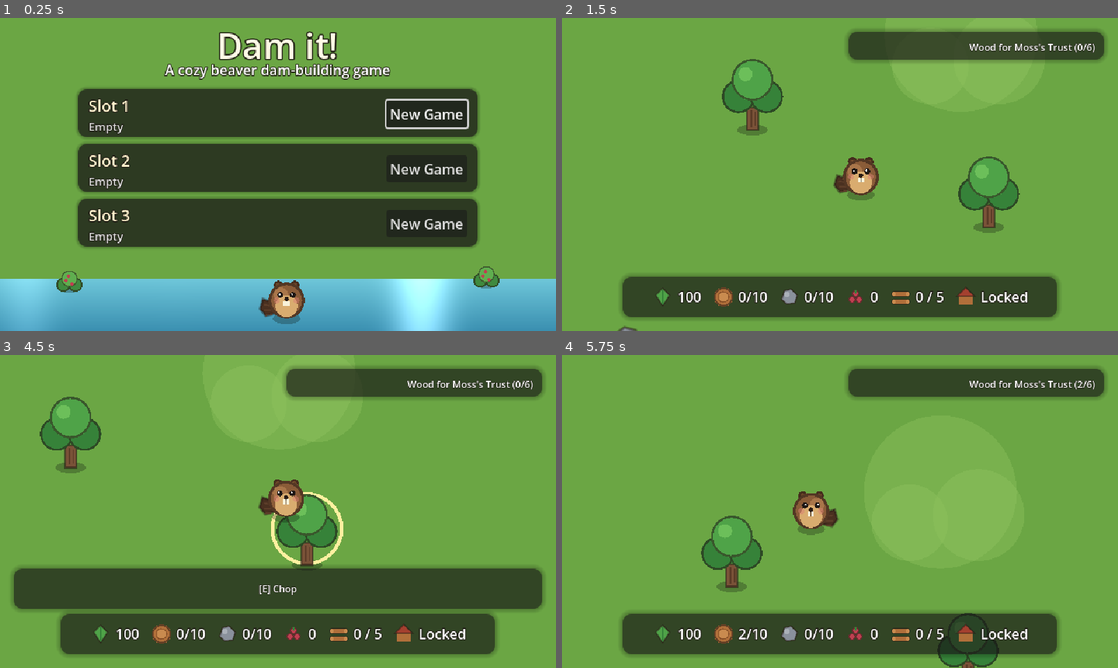
Above: before the commit, frames 1-4 (two rows, left to right).
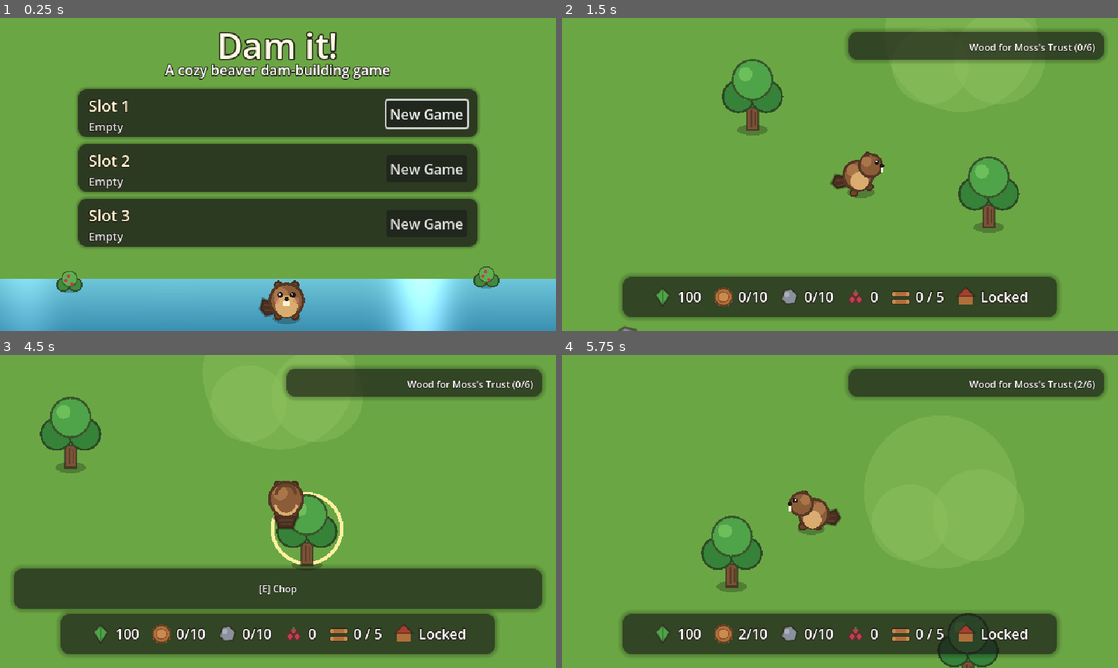
Above: after the commit, the same moments.

Repository: CrowderSoup/dam-it
Game: Godot game, scene res://scenes/ui/title_screen.tscn
The game is run twice, just before and just after one commit, with the same random seed, the same clock (stepped at 60 frames per second) and the same inputs.
Inputs (mouse positions are in pixels of both pictures, inside the frame that each line leads up to):
- Up to frame 1 (0.25 s): no input
- Up to frame 2 (1.5 s): click "New Game" at 0.5 s; tap Enter at 1.25 s; move the mouse to (962, 158) at 1.27 s; hold D (move_right) from 1.28 s (still down); hold E (interact) from 1.28 s (still down); click (962, 158) at 1.42 s
- Up to frame 3 (4.5 s): tap Space at 1.52, 2.27 s; move the mouse to (166, 527) at 2.02 s; release D (move_right) at 2.03 s; release E (interact) at 2.03 s; hold S (move_down) 2.03-2.78 s; tap J (journal) at 2.1, 4.35 s; tap R (restart) at 2.75, 4.25 s; move the mouse to (333, 442) at 2.77 s; hold D (move_right) 2.78-3.5 s; hold E (interact) 2.78-3.5 s; click "X" at 3.5 s; move the mouse to (250, 574) at 4.27 s; hold W (move_up) from 4.28 s (still down); click (250, 574) at 4.42 s
- Up to frame 4 (5.75 s): tap Space at 4.52, 5.27 s; move the mouse to (1006, 558) at 5.02 s; release W (move_up) at 5.03 s; hold A (move_left) from 5.03 s (still down); hold E (interact) from 5.03 s (still down)

The runs differ from the first frame. In frame 1, less than 0.1% of the frame differs, in the area x 47-54%, y 94-97%; in frame 2, 0.6%, in the area x 48-58%, y 42-59%; in frame 3, 0.6%; in frame 4, 0.5%.

Commit message:
feat: add directional procedural walk cycle

Diff:
--- a/scenes/player/player.gd
+++ b/scenes/player/player.gd
@@ -19,8 +19,6 @@
 
 const SPEED := 140.0
 const WORLD_BOUNDS := Rect2(20, 20, 1360, 760)
-const BOB_SPEED := 10.0
-const BOB_HEIGHT := 2.0
 const FOOTSTEP_INTERVAL := 0.35
 const WATER_SPEED_MULTIPLIER := 0.5
 const TIRED_SPEED_MULTIPLIER := 0.5
@@ -31,7 +29,6 @@
 @onready var water_detector: Area2D = $WaterDetector
 @onready var visual: Node2D = $Visual
 
-var _bob_time := 0.0
 var _footstep_time := 0.0
 var _ambient_drain_time := 0.0
 var _highlighted_target: Node = null
@@ -57,18 +54,13 @@
 	global_position.x = clamp(global_position.x, WORLD_BOUNDS.position.x, WORLD_BOUNDS.end.x)
 	global_position.y = clamp(global_position.y, WORLD_BOUNDS.position.y, WORLD_BOUNDS.end.y)
 
-	if absf(input_vector.x) > 0.01:
-		visual.scale.x = 1.0 if input_vector.x > 0 else -1.0
-
+	visual.set_movement(input_vector, delta)
 	if input_vector.length() > 0.01:
-		_bob_time += delta * BOB_SPEED
-		visual.position.y = sin(_bob_time) * BOB_HEIGHT
 		_footstep_time += delta
 		if _footstep_time >= FOOTSTEP_INTERVAL:
 			_footstep_time = 0.0
 			Sfx.play_footstep()
 	else:
-		visual.position.y = lerp(visual.position.y, 0.0, 0.2)
 		_footstep_time = FOOTSTEP_INTERVAL
 
 	# No pond, no upkeep: energy only starts draining on its own once the dam
--- a/scenes/player/player_visual.gd
+++ b/scenes/player/player_visual.gd
@@ -1,50 +1,158 @@
 extends Node2D
-## Pure visual: the beaver's body. Kept separate from Player so flipping to
-## face left/right doesn't also mirror the camera or collision shapes.
-## Art is authored facing right; Player flips this node's scale.x to face
-## left, which mirrors everything (including the tail side) correctly.
+## Pure visual: a layered procedural beaver with cardinal poses and a compact
+## walk cycle. Kept separate from Player so animation never moves the camera or
+## collision shapes.
+
+enum Facing { DOWN, LEFT, RIGHT, UP }
+
+const WALK_CYCLE_SPEED := 10.0
+const STRIDE_DISTANCE := 2.5
+const BODY_LIFT := 1.25
+const TAIL_SWAY := 1.5
+
+var facing: Facing = Facing.DOWN
+var moving := false
+var walk_phase := 0.0
 
 func _ready() -> void:
 	GameState.energy_changed.connect(func(_e): queue_redraw())
 
+## Updates the visual pose from Player's already-normalized input. Diagonal
+## movement selects its dominant axis, producing four stable silhouettes while
+## preserving the existing eight-way physical movement.
+func set_movement(input_vector: Vector2, delta: float) -> void:
+	if input_vector.is_zero_approx():
+		moving = false
+		walk_phase = 0.0
+		queue_redraw()
+		return
+
+	moving = true
+	if absf(input_vector.x) > absf(input_vector.y):
+		facing = Facing.RIGHT if input_vector.x > 0.0 else Facing.LEFT
+	else:
+		facing = Facing.DOWN if input_vector.y > 0.0 else Facing.UP
+	walk_phase = fmod(walk_phase + delta * WALK_CYCLE_SPEED, TAU)
+	queue_redraw()
+
+func get_stride_offset() -> float:
+	return sin(walk_phase) * STRIDE_DISTANCE if moving else 0.0
+
+func get_body_lift() -> float:
+	return -absf(sin(walk_phase)) * BODY_LIFT if moving else 0.0
+
+func get_tail_sway() -> float:
+	return sin(walk_phase) * TAIL_SWAY if moving else 0.0
+
 func _draw() -> void:
 	DrawUtil.shadow(self, Vector2(0, 13), Vector2(10, 4))
+	var stride := get_stride_offset()
+	var body_lift := get_body_lift()
+	var tail_sway := get_tail_sway()
+
+	match facing:
+		Facing.UP:
+			_draw_back(stride, body_lift, tail_sway)
+		Facing.LEFT:
+			_draw_side(stride, body_lift, tail_sway, -1.0)
+		Facing.RIGHT:
+			_draw_side(stride, body_lift, tail_sway, 1.0)
+		_:
+			_draw_front(stride, body_lift, tail_sway)
+
+func _draw_front(stride: float, body_lift: float, tail_sway: float) -> void:
+	# The feet alternate independently instead of the entire cutout simply
+	# bobbing. Their dark value also keeps the motion readable over grass.
+	DrawUtil.outlined_circle(self, Vector2(-6, 11 + stride), 3.2, Palette.FUR_DARK, 1.3)
+	DrawUtil.outlined_circle(self, Vector2(6, 11 - stride), 3.2, Palette.FUR_DARK, 1.3)
 
 	# Tail: a paddle trailing behind, with a few scale-texture lines.
 	var tail_points := PackedVector2Array([
-		Vector2(-8, 2), Vector2(-17, -1), Vector2(-19, 6),
-		Vector2(-15, 11), Vector2(-7, 9),
+		Vector2(-8, 2), Vector2(-17, -1 + tail_sway),
+		Vector2(-19, 6 + tail_sway), Vector2(-15, 11), Vector2(-7, 9),
 	])
 	DrawUtil.outlined_polygon(self, tail_points, Palette.TAIL_COLOR, 1.5)
-	draw_line(Vector2(-11, 4), Vector2(-16, 3), Palette.TAIL_SCALE, 1.0)
-	draw_line(Vector2(-11, 7), Vector2(-16, 7), Palette.TAIL_SCALE, 1.0)
-	draw_line(Vector2(-10, 10), Vector2(-15, 10.5), Palette.TAIL_SCALE, 1.0)
+	draw_line(Vector2(-11, 4), Vector2(-16, 3 + tail_sway), Palette.TAIL_SCALE, 1.0)
+	draw_line(Vector2(-11, 7), Vector2(-16, 7 + tail_sway), Palette.TAIL_SCALE, 1.0)
+
+	var body := Vector2(0, body_lift)
 
 	# Ears, peeking out behind the head.
-	DrawUtil.outlined_circle(self, Vector2(-6, -11), 3.2, Palette.FUR_DARK, 1.5)
-	DrawUtil.outlined_circle(self, Vector2(6, -11), 3.2, Palette.FUR_DARK, 1.5)
+	DrawUtil.outlined_circle(self, body + Vector2(-6, -11), 3.2, Palette.FUR_DARK, 1.5)
+	DrawUtil.outlined_circle(self, body + Vector2(6, -11), 3.2, Palette.FUR_DARK, 1.5)
 
 	# Body + belly.
-	DrawUtil.shaded_circle(self, Vector2.ZERO, 13.0, Palette.FUR_MID, Palette.FUR_LIGHT, 2.0)
-	draw_circle(Vector2(0, 4), 8.0, Palette.FUR_BELLY)
+	DrawUtil.shaded_circle(self, body, 13.0, Palette.FUR_MID, Palette.FUR_LIGHT, 2.0)
+	draw_circle(body + Vector2(0, 4), 8.0, Palette.FUR_BELLY)
 
 	# Cheeks.
-	draw_circle(Vector2(-7, 0), 2.2, Color(0.85, 0.5, 0.45, 0.5))
-	draw_circle(Vector2(7, 0), 2.2, Color(0.85, 0.5, 0.45, 0.5))
+	draw_circle(body + Vector2(-7, 0), 2.2, Color(0.85, 0.5, 0.45, 0.5))
+	draw_circle(body + Vector2(7, 0), 2.2, Color(0.85, 0.5, 0.45, 0.5))
 
 	# Eyes with a little life in them - or droopy, sleepy-lidded ones once
 	# GameState.energy runs low, as a visual cue to go eat/rest.
 	if GameState.is_tired():
-		draw_line(Vector2(-6.3, -4), Vector2(-2.7, -4), Color(0.12, 0.09, 0.08), 1.4)
-		draw_line(Vector2(2.7, -4), Vector2(6.3, -4), Color(0.12, 0.09, 0.08), 1.4)
+		draw_line(body + Vector2(-6.3, -4), body + Vector2(-2.7, -4), Color(0.12, 0.09, 0.08), 1.4)
+		draw_line(body + Vector2(2.7, -4), body + Vector2(6.3, -4), Color(0.12, 0.09, 0.08), 1.4)
 	else:
-		draw_circle(Vector2(-4.5, -4), 2.1, Color(0.12, 0.09, 0.08))
-		draw_circle(Vector2(4.5, -4), 2.1, Color(0.12, 0.09, 0.08))
-		draw_circle(Vector2(-5.1, -4.6), 0.7, Color(1, 1, 1, 0.9))
-		draw_circle(Vector2(3.9, -4.6), 0.7, Color(1, 1, 1, 0.9))
+		draw_circle(body + Vector2(-4.5, -4), 2.1, Color(0.12, 0.09, 0.08))
+		draw_circle(body + Vector2(4.5, -4), 2.1, Color(0.12, 0.09, 0.08))
+		draw_circle(body + Vector2(-5.1, -4.6), 0.7, Color(1, 1, 1, 0.9))
+		draw_circle(body + Vector2(3.9, -4.6), 0.7, Color(1, 1, 1, 0.9))
 
 	# Nose + buck teeth, the signature beaver look.
-	draw_circle(Vector2(0, -1), 1.6, Color(0.15, 0.1, 0.08))
-	draw_rect(Rect2(-2.2, 0.5, 2, 3.5), Color(0.97, 0.95, 0.85))
-	draw_rect(Rect2(0.2, 0.5, 2, 3.5), Color(0.97, 0.95, 0.85))
-	draw_line(Vector2(0, 0.5), Vector2(0, 4), Palette.OUTLINE, 0.6)
+	draw_circle(body + Vector2(0, -1), 1.6, Color(0.15, 0.1, 0.08))
+	draw_rect(Rect2(body + Vector2(-2.2, 0.5), Vector2(2, 3.5)), Color(0.97, 0.95, 0.85))
+	draw_rect(Rect2(body + Vector2(0.2, 0.5), Vector2(2, 3.5)), Color(0.97, 0.95, 0.85))
+	draw_line(body + Vector2(0, 0.5), body + Vector2(0, 4), Palette.OUTLINE, 0.6)
+
+func _draw_back(stride: float, body_lift: float, tail_sway: float) -> void:
+	# The broad centered tail and absent face make the away-facing pose distinct
+	# from the front pose even at the 640x360 target viewport.
+	var tail_points := PackedVector2Array([
+		Vector2(-5, 7), Vector2(-8 + tail_sway, 13), Vector2(-5 + tail_sway, 21),
+		Vector2(5 + tail_sway, 21), Vector2(8 + tail_sway, 13), Vector2(5, 7),
+	])
+	DrawUtil.outlined_polygon(self, tail_points, Palette.TAIL_COLOR, 1.5)
+	draw_line(Vector2(-5 + tail_sway, 15), Vector2(5 + tail_sway, 15), Palette.TAIL_SCALE, 1.0)
+	draw_line(Vector2(-4 + tail_sway, 18), Vector2(4 + tail_sway, 18), Palette.TAIL_SCALE, 1.0)
+	DrawUtil.outlined_circle(self, Vector2(-6, 10 + stride), 3.2, Palette.FUR_DARK, 1.3)
+	DrawUtil.outlined_circle(self, Vector2(6, 10 - stride), 3.2, Palette.FUR_DARK, 1.3)
+
+	var body := Vector2(0, body_lift)
+	DrawUtil.outlined_circle(self, body + Vector2(-6, -10), 3.2, Palette.FUR_DARK, 1.5)
+	DrawUtil.outlined_circle(self, body + Vector2(6, -10), 3.2, Palette.FUR_DARK, 1.5)
+	DrawUtil.shaded_circle(self, body, 13.0, Palette.FUR_MID, Palette.FUR_LIGHT, 2.0)
+	# A dark crown/shoulder patch supplies a second value layer without turning
+	# the back pose into a face.
+	draw_arc(body + Vector2(0, -3), 7.0, PI, TAU, 18, Palette.FUR_DARK, 2.4)
+	draw_arc(body + Vector2(0, 3), 8.0, 0.15, PI - 0.15, 18, Palette.FUR_BELLY, 2.0)
+
+func _draw_side(stride: float, body_lift: float, tail_sway: float, direction: float) -> void:
+	# Author one side silhouette and mirror only these draw calls. The visual
+	# node itself stays unscaled, so animation state remains direction-agnostic.
+	draw_set_transform(Vector2.ZERO, 0.0, Vector2(direction, 1.0))
+	var tail_points := PackedVector2Array([
+		Vector2(-9, 2), Vector2(-18, -1 + tail_sway), Vector2(-21, 5 + tail_sway),
+		Vector2(-17, 10), Vector2(-8, 8),
+	])
+	DrawUtil.outlined_polygon(self, tail_points, Palette.TAIL_COLOR, 1.5)
+	draw_line(Vector2(-12, 4), Vector2(-18, 3 + tail_sway), Palette.TAIL_SCALE, 1.0)
+	draw_line(Vector2(-12, 7), Vector2(-17, 7 + tail_sway), Palette.TAIL_SCALE, 1.0)
+	DrawUtil.outlined_circle(self, Vector2(-5, 11 + stride), 3.2, Palette.FUR_DARK, 1.3)
+	DrawUtil.outlined_circle(self, Vector2(6, 11 - stride), 3.2, Palette.FUR_DARK, 1.3)
+
+	var body := Vector2(-2, 2 + body_lift)
+	var head := Vector2(7, -5 + body_lift - absf(stride) * 0.08)
+	DrawUtil.shaded_circle(self, body, 11.5, Palette.FUR_MID, Palette.FUR_LIGHT, 2.0)
+	draw_circle(body + Vector2(1, 4), 6.5, Palette.FUR_BELLY)
+	DrawUtil.outlined_circle(self, head + Vector2(-2, -7), 3.0, Palette.FUR_DARK, 1.4)
+	DrawUtil.shaded_circle(self, head, 9.0, Palette.FUR_MID, Palette.FUR_LIGHT, 1.8)
+	if GameState.is_tired():
+		draw_line(head + Vector2(2, -2), head + Vector2(6, -2), Color(0.12, 0.09, 0.08), 1.4)
+	else:
+		draw_circle(head + Vector2(4.5, -2.5), 1.8, Color(0.12, 0.09, 0.08))
+		draw_circle(head + Vector2(4.1, -3.0), 0.6, Color(1, 1, 1, 0.9))
+	draw_circle(head + Vector2(8.0, 0), 1.6, Color(0.15, 0.1, 0.08))
+	draw_rect(Rect2(head + Vector2(7, 1.5), Vector2(2.2, 3.5)), Color(0.97, 0.95, 0.85))
+	draw_set_transform(Vector2.ZERO, 0.0, Vector2.ONE)
--- /dev/null
+++ b/tests/player_visual_test.gd
@@ -0,0 +1,46 @@
+extends Node
+## Deterministic checks for the procedural four-direction player walk cycle.
+## Run with:
+##   godot --headless --path . tests/player_visual_test.tscn
+
+const PlayerScene := preload("res://scenes/player/player.tscn")
+
+func _ready() -> void:
+	var player: CharacterBody2D = PlayerScene.instantiate()
+	add_child(player)
+	player.set_physics_process(false)
+	var visual = player.get_node("Visual")
+
+	var cases := [
+		["move_down", visual.Facing.DOWN],
+		["move_left", visual.Facing.LEFT],
+		["move_right", visual.Facing.RIGHT],
+		["move_up", visual.Facing.UP],
+	]
+	for test_case in cases:
+		Input.action_press(test_case[0])
+		player._physics_process(0.1)
+		Input.action_release(test_case[0])
+		assert(visual.moving, "%s should put the visual in its moving pose" % test_case[0])
+		assert(visual.facing == test_case[1], "%s should select the expected cardinal pose" % test_case[0])
+		assert(visual.scale == Vector2.ONE, "directional drawing must not mirror the player node")
+		player._physics_process(0.0)
+		assert(not visual.moving, "releasing movement should restore the idle pose")
+	print("OK: Player forwards all four movement directions to distinct visual poses")
+
+	visual.set_movement(Vector2.RIGHT, PI / (2.0 * visual.WALK_CYCLE_SPEED))
+	assert(is_equal_approx(visual.get_stride_offset(), visual.STRIDE_DISTANCE), "quarter-cycle should put the feet at maximum opposing stride")
+	assert(visual.get_body_lift() < 0.0, "the body should lift while the feet stride")
+	assert(visual.get_tail_sway() > 0.0, "the tail should animate independently during a stride")
+	visual.set_movement(Vector2.ZERO, 0.0)
+	assert(visual.get_stride_offset() == 0.0 and visual.get_body_lift() == 0.0 and visual.get_tail_sway() == 0.0, "idle should return all walk layers to neutral")
+	print("OK: feet, body, and tail expose a deterministic layered walk cycle")
+
+	visual.set_movement(Vector2(0.25, -1.0), 0.1)
+	assert(visual.facing == visual.Facing.UP, "vertical-dominant diagonal movement should use the up pose")
+	visual.set_movement(Vector2(-1.0, 0.25), 0.1)
+	assert(visual.facing == visual.Facing.LEFT, "horizontal-dominant diagonal movement should use the left pose")
+	print("OK: diagonal movement resolves to a stable dominant-axis pose")
+
+	print("ALL PLAYER VISUAL TESTS PASSED")
+	get_tree().quit()
--- /dev/null
+++ b/tests/player_visual_test.tscn
@@ -0,0 +1,6 @@
+[gd_scene load_steps=2 format=3]
+
+[ext_resource type="Script" path="res://tests/player_visual_test.gd" id="1"]
+
+[node name="PlayerVisualTest" type="Node"]
+script = ExtResource("1")
Not shown, added: tests/player_visual_test.gd.uid
Not shown, changed: .github/workflows/deploy-web.yml
Not shown, changed: README.md
Not shown, changed: docs/production/README.md
Not shown, added: docs/production/act1-presentation-readability-audit.md
